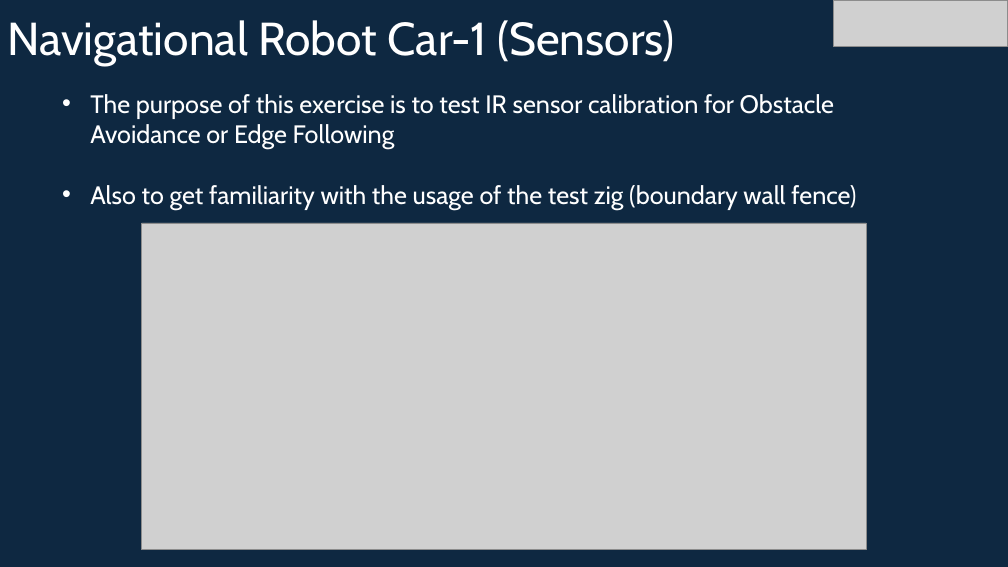
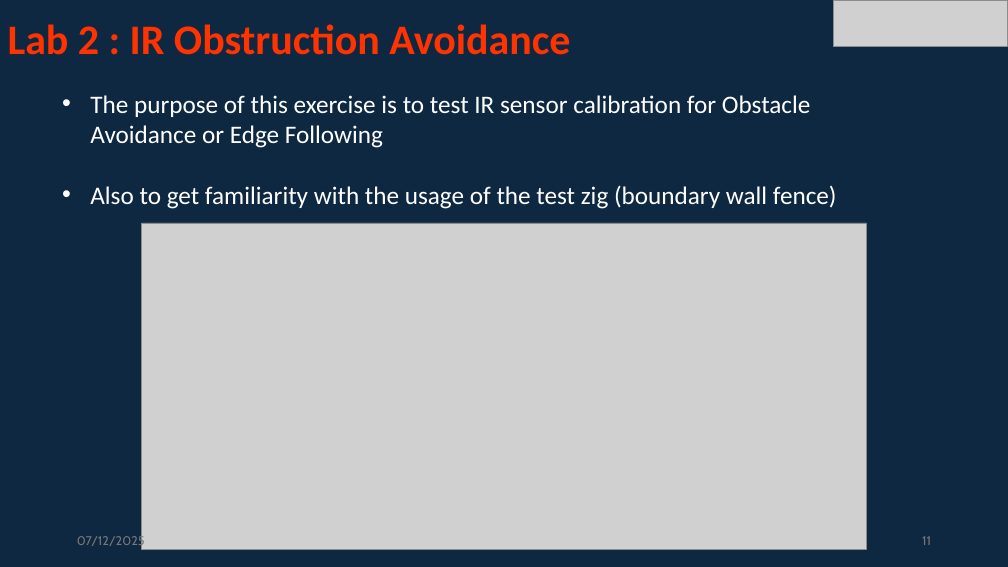
Before and after one commit to info-zas/Training, a slide deck: slide 11 of GPREC/04_Navigational_Robot_Car-1-Sensors/ZASRobotics_Car-1.pptx (slide 18 before the commit). Drawn at 1008x567 pixels with LibreOffice and Linux fonts; fonts in the diff are those of the drawing; grey boxes stand for pictures. Boxes give left, top, right and bottom in pixels: in the first picture for what was removed or moved away, otherwise in the second. Text is boxed around its words. In the diff, an @@ line names an element or a change of style, - is before the commit and + after.

```diff
--- a/GPREC/04_Navigational_Robot_Car-1-Sensors/ZASRobotics_Car-1.pptx
+++ b/GPREC/04_Navigational_Robot_Car-1-Sensors/ZASRobotics_Car-1.pptx
@@ title at (8, 24, 570, 55): text changed; size 44 to 40 pt; font Cabin to Calibri; text colour #FFFFFF to #FF3300; bold on @@
-Navigational Robot Car-1 (Sensors)
+Lab 2 : IR Obstruction Avoidance
@@ text "The purpose of this exercise ..." at (90, 95, 837, 209): font Cabin to Calibri @@
@@ text added at (77, 534, 145, 548), 12 pt, text #797979 @@
+07/12/2025
@@ page number added at (922, 536, 931, 545), 12 pt, text #797979 @@
+11
```
Also in this commit, not shown: 7 other slides changed, 6 slides added, 12 slides removed, 1 other file.
